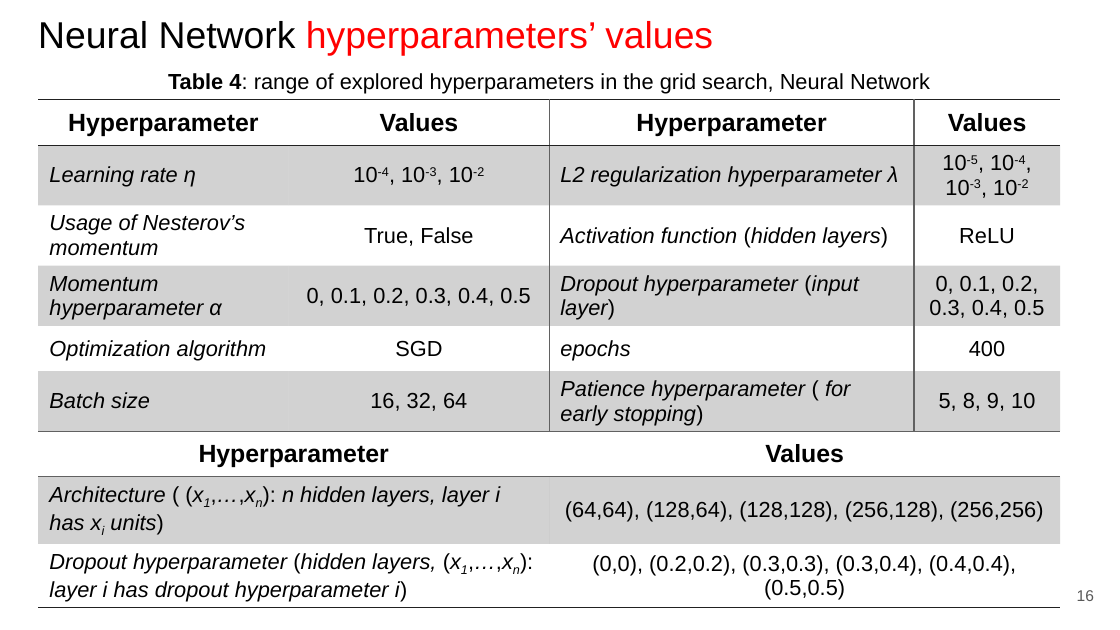
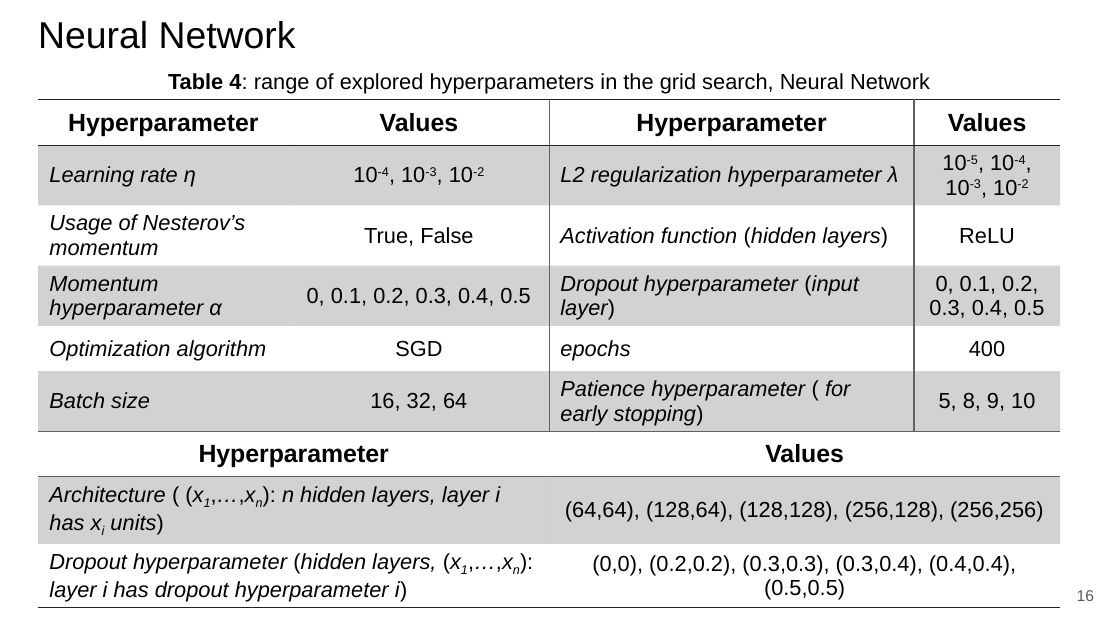
Before and after one commit to paolo-junior-mollica/machine-learning-project, a slide deck: slide 16 of relazione/ML-2023-PRJ-Slides-Demo.pptx. Drawn at 1120x630 pixels with LibreOffice and Linux fonts; fonts in the diff are those of the drawing. Boxes give left, top, right and bottom in pixels: in the first picture for what was removed or moved away, otherwise in the second. Text is boxed around its words. In the diff, an @@ line names an element or a change of style, - is before the commit and + after.

```diff
--- a/relazione/ML-2023-PRJ-Slides-Demo.pptx
+++ b/relazione/ML-2023-PRJ-Slides-Demo.pptx
@@ title at [38,21,296,49]: text changed; text colour #FF0000 to #000000 @@
-Neural Network hyperparameters’ values
+Neural Network
```
Also in this commit, not shown: 9 other slides changed, 1 slide added.
